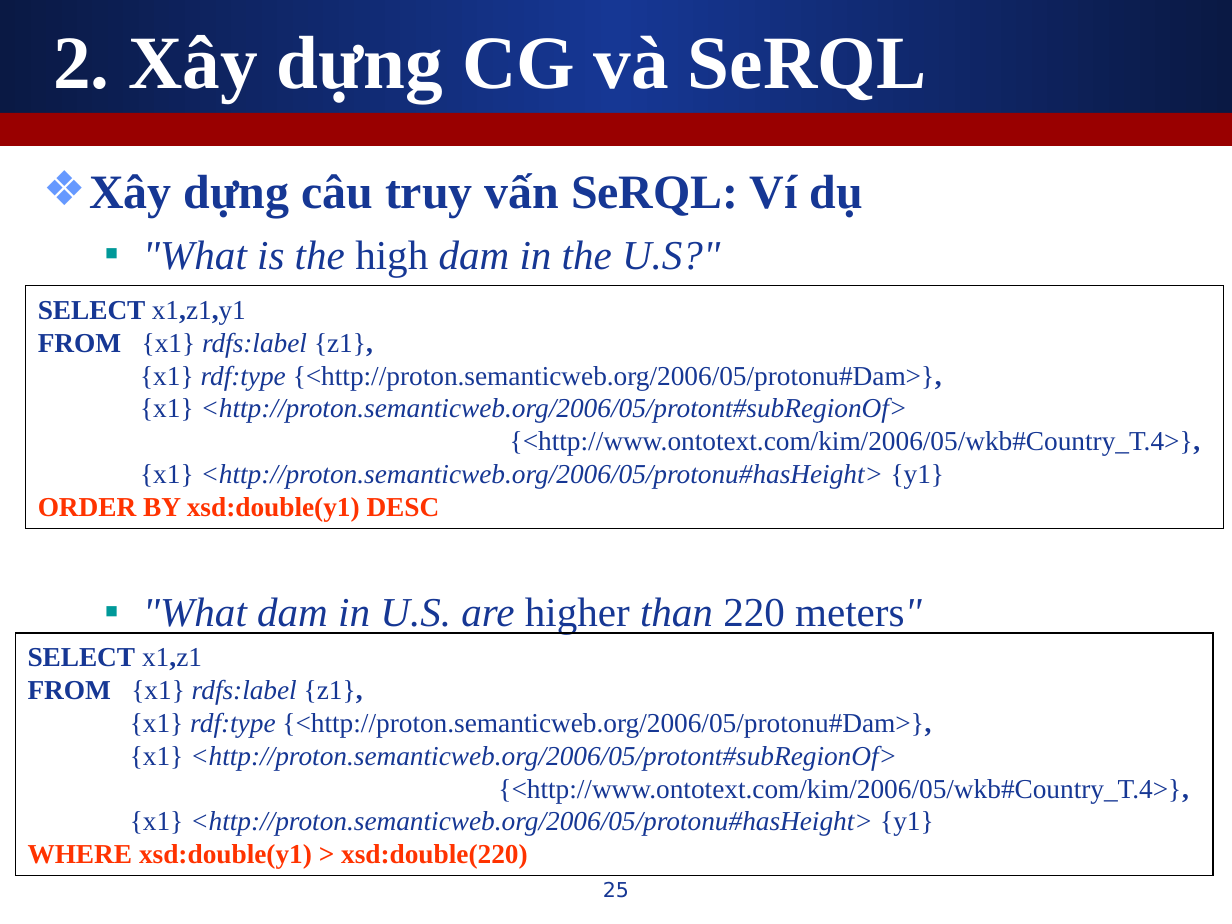
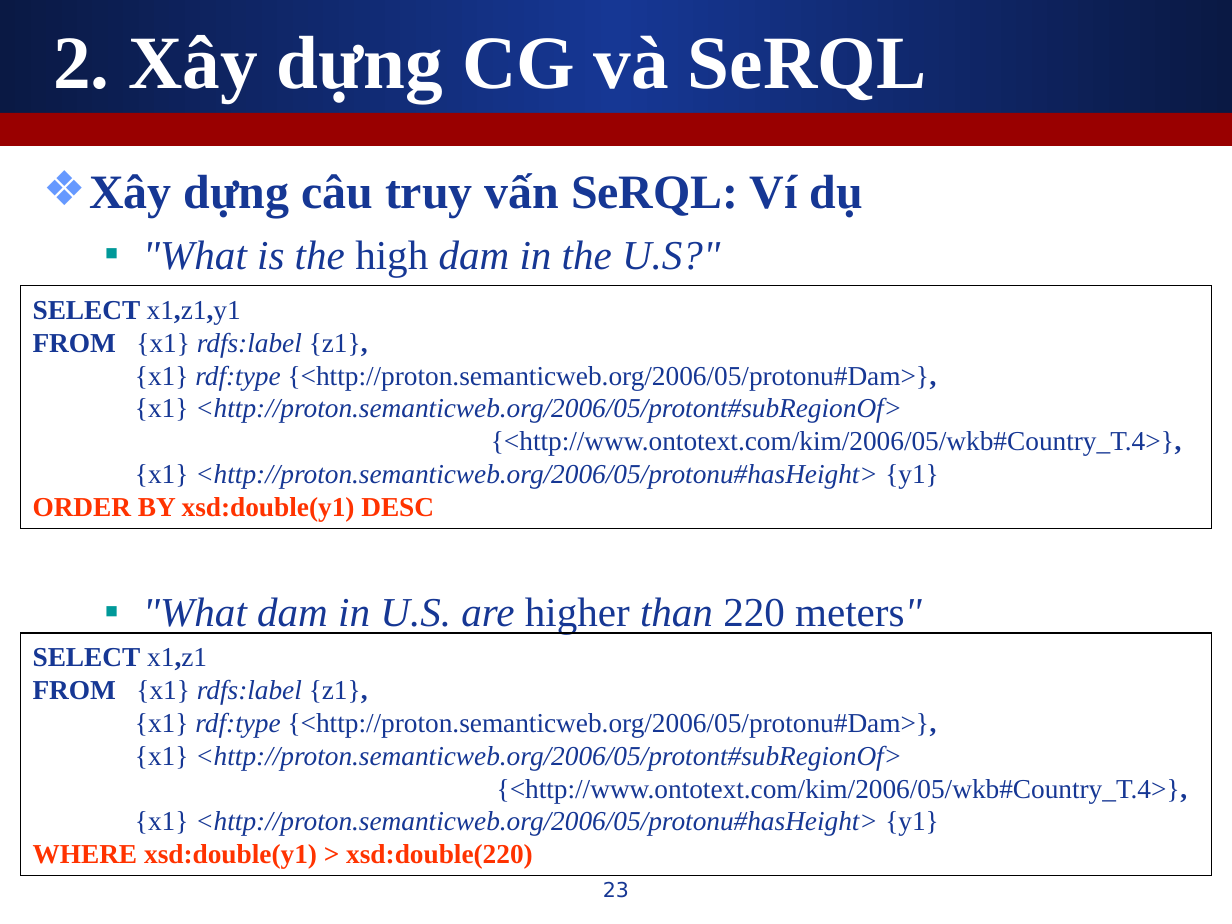
Before and after one commit to leaderwing/kt-kimres, a slide deck: slide 23 of note/Copy of [Thesis] Presentation.ppt (slide 25 before the commit). Drawn at 1232x924 pixels with LibreOffice and Linux fonts; fonts in the diff are those of the drawing. Boxes give left, top, right and bottom in pixels: in the first picture for what was removed or moved away, otherwise in the second. Text is boxed around its words. In the diff, an @@ line names an element or a change of style, - is before the commit and + after.

```diff
--- a/note/Copy of [Thesis] Presentation.ppt
+++ b/note/Copy of [Thesis] Presentation.ppt
@@ rectangle "SELECT x1,z1,y1": place and size @@
-rectangle "SELECT x1,z1,y1" at <box>26,286,1223,529</box>
+rectangle "SELECT x1,z1,y1" at <box>21,286,1212,529</box>
@@ rectangle "SELECT x1,z1": place and size @@
-rectangle "SELECT x1,z1" at <box>16,633,1214,876</box>
+rectangle "SELECT x1,z1" at <box>21,633,1212,876</box>
@@ page number at <box>603,881,629,898</box>: text changed @@
-25
+23
```
Also in this commit, not shown: 15 other slides changed, 2 slides removed.
